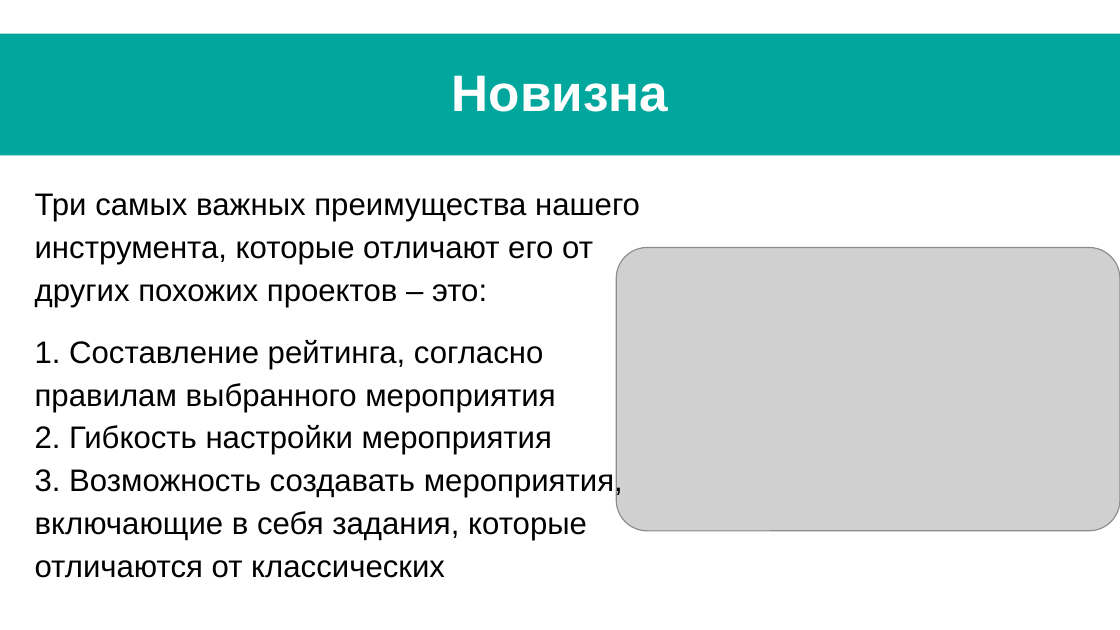
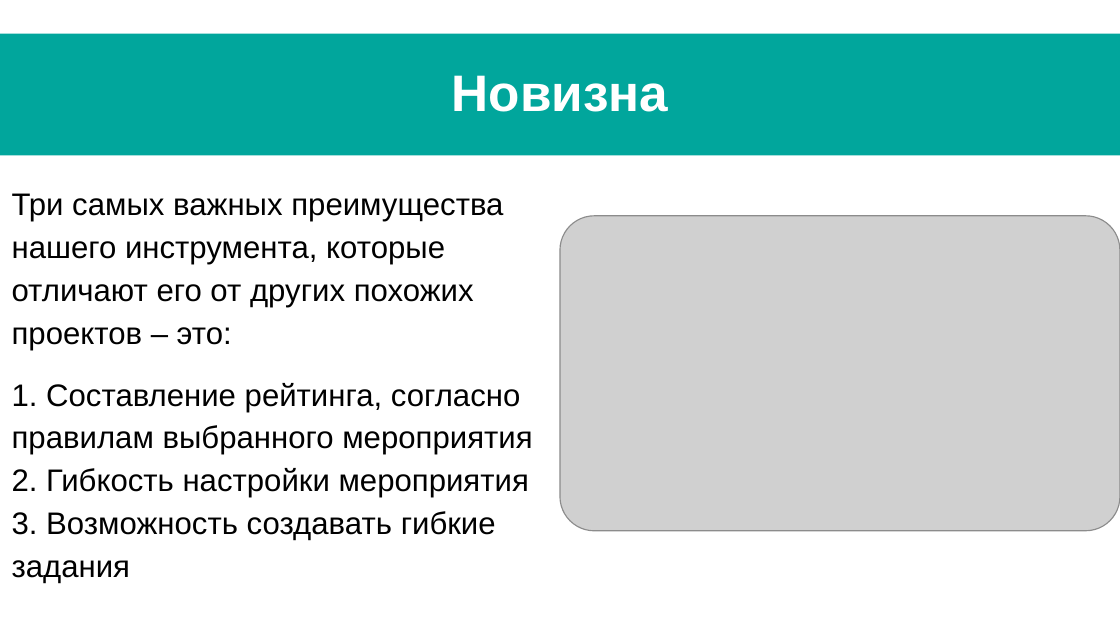
Before and after one commit to Le0ks/TCSE, a slide deck: slide 3 of Docs/СИСТЕМА ДЛЯ ПРОВЕДЕНИЯ УЧЕБНЫХ МЕРОПРИЯТИЙ И РАБОТ.pptx. Drawn at 1120x630 pixels with LibreOffice and Linux fonts; fonts in the diff are those of the drawing; grey boxes stand for pictures. Boxes give left, top, right and bottom in pixels: in the first picture for what was removed or moved away, otherwise in the second. Text is boxed around its words. In the diff, an @@ line names an element or a change of style, - is before the commit and + after.

```diff
--- a/Docs/СИСТЕМА ДЛЯ ПРОВЕДЕНИЯ УЧЕБНЫХ МЕРОПРИЯТИЙ И РАБОТ.pptx
+++ b/Docs/СИСТЕМА ДЛЯ ПРОВЕДЕНИЯ УЧЕБНЫХ МЕРОПРИЯТИЙ И РАБОТ.pptx
@@ text "Три самых важных преимущества нашего ..." moved from (x1=35, y1=193, x2=640, y2=578) to (x1=12, y1=193, x2=532, y2=584) @@
@@ picture resized from (x1=616, y1=248, x2=1120, y2=531) to (x1=560, y1=216, x2=1120, y2=531) @@
@@ text at (x1=12, y1=383, x2=532, y2=584): text changed @@
-1. Составление рейтинга, согласно правилам выбранного мероприятия
-2. Гибкость настройки мероприятия
-3. Возможность создавать мероприятия, включающие в себя задания, которые отличаются от классических
+1. Составление рейтинга, согласно правилам выбранного мероприятия
+2. Гибкость настройки мероприятия
+3. Возможность создавать гибкие задания
```
Also in this commit, not shown: 7 other slides changed, 2 slides added, 3 slides removed, 11 other files.
